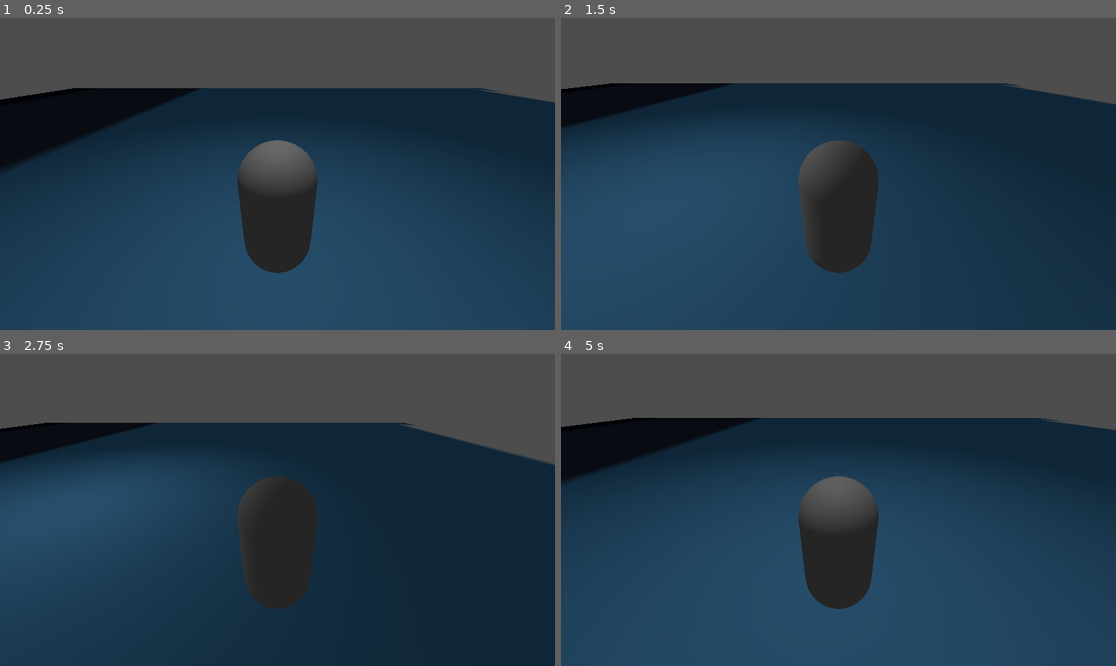
Above: before the commit, frames 1-4 (two rows, left to right).
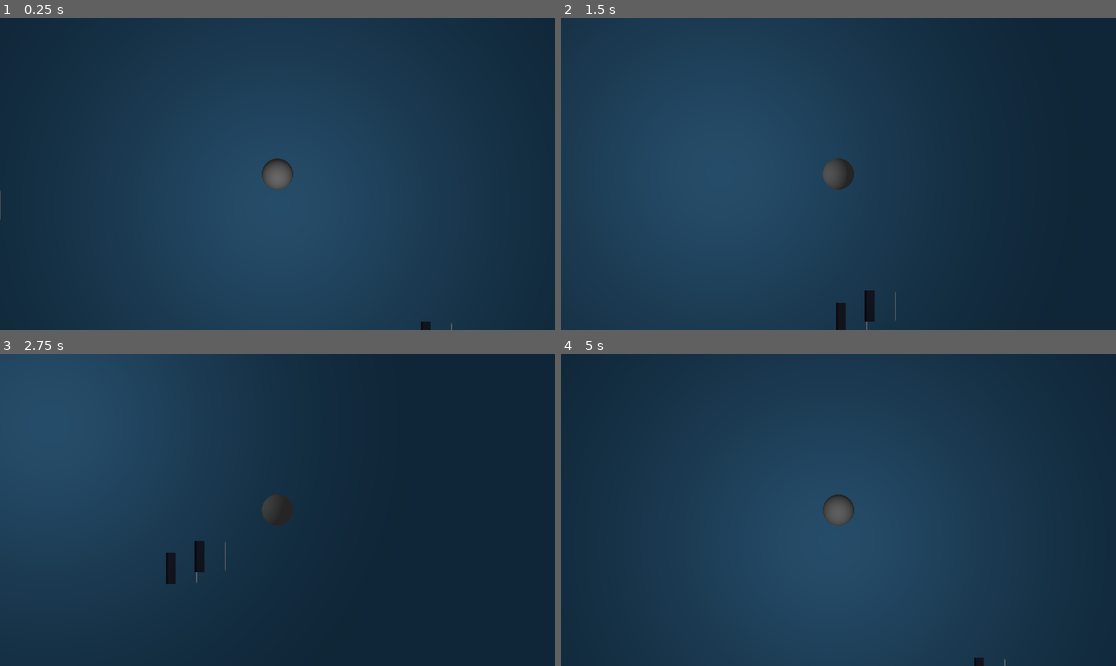
Above: after the commit, the same moments.

Repository: Groblockia/Mimikifeur
Game: Godot game, scene res://Testing.tscn
Same seed, same stepped clock (60 frames per second), same inputs: the game is played once before the commit and once after it. The engine's default icon, where the game draws it, is replaced by a stand-in: a white triangle on a blue panel in a dark square.
Inputs:
- Up to frame 1 (0.25 s): no input
- Up to frame 2 (1.5 s): hold D (droite) 0.53-1.28 s; tap Space (espace) at 0.6, 1.35 s; hold S (bas) from 1.28 s (still down)
- Up to frame 3 (2.75 s): release S (bas) at 2.03 s; hold D (droite) from 2.03 s (still down); tap Space (espace) at 2.1 s
- Up to frame 4 (5 s): release D (droite) at 2.78 s; hold W (haut) 2.78-3.53 s; tap Space (espace) at 2.85, 3.6, 4.35 s; hold A (gauche) from 3.53 s (still down)

The runs differ from the first frame. In frame 1, 41% of the frame differs, in the area x 0-100%, y 0-100%; in frame 2, 35%; in frame 3, 33%; in frame 4, 40%.

Commit message:
ajout git

Diff:
--- a/mimikifeur/Character/Michel/Michel.tscn
+++ b/mimikifeur/Character/Michel/Michel.tscn
@@ -16,4 +16,6 @@
 mesh = SubResource("CapsuleMesh_j4jyp")
 
 [node name="Camera3D" type="Camera3D" parent="."]
-transform = Transform3D(1, 0, 0, 0, 0.866025, 0.5, 0, -0.5, 0.866025, 0, 1.86065, 2.19892)
+transform = Transform3D(1, 0, 0, 0, -4.37114e-08, 1, 0, -1, -4.37114e-08, 0, 5, 0)
+projection = 1
+size = 10.0
--- a/mimikifeur/Testing.tscn
+++ b/mimikifeur/Testing.tscn
@@ -13,18 +13,60 @@
 material = SubResource("StandardMaterial3D_hsrqf")
 size = Vector3(50, 0.5, 50)
 
+[sub_resource type="BoxShape3D" id="BoxShape3D_ow5uk"]
+
+[sub_resource type="StandardMaterial3D" id="StandardMaterial3D_6gcdt"]
+albedo_texture = ExtResource("1_wcla8")
+
+[sub_resource type="BoxMesh" id="BoxMesh_cntrq"]
+material = SubResource("StandardMaterial3D_6gcdt")
+
 [sub_resource type="Environment" id="Environment_swt8c"]
 
 [node name="Testing" type="Node3D"]
 
-[node name="sol" type="StaticBody3D" parent="."]
+[node name="terrain" type="Node3D" parent="."]
+
+[node name="sol" type="StaticBody3D" parent="terrain"]
 transform = Transform3D(-4.37114e-08, 0, 1, 0, 1, 0, -1, 0, -4.37114e-08, 0, 0, 0)
 
-[node name="CollisionShape3D" type="CollisionShape3D" parent="sol"]
+[node name="CollisionShape3D" type="CollisionShape3D" parent="terrain/sol"]
 shape = SubResource("BoxShape3D_uhpcw")
 
-[node name="MeshInstance3D" type="MeshInstance3D" parent="sol"]
+[node name="MeshInstance3D" type="MeshInstance3D" parent="terrain/sol"]
 mesh = SubResource("BoxMesh_bfycx")
+
+[node name="cube" type="StaticBody3D" parent="terrain"]
+transform = Transform3D(-4.37114e-08, 0, 1, 0, 1, 0, -1, 0, -4.37114e-08, 0, 0, 0)
+
+[node name="CollisionShape3D" type="CollisionShape3D" parent="terrain/cube"]
+shape = SubResource("BoxShape3D_ow5uk")
+
+[node name="MeshInstance3D" type="MeshInstance3D" parent="terrain/cube"]
+transform = Transform3D(1, 0, 0, 0, 1, 0, 0, 0, 1, 4.09431e-07, 0.854996, -9.36668)
+mesh = SubResource("BoxMesh_cntrq")
+
+[node name="cube2" type="StaticBody3D" parent="terrain"]
+transform = Transform3D(-4.37114e-08, 0, 1, 0, 1, 0, -1, 0, -4.37114e-08, 0, 2.15328, 0)
+
+[node name="CollisionShape3D" type="CollisionShape3D" parent="terrain/cube2"]
+shape = SubResource("BoxShape3D_ow5uk")
+
+[node name="MeshInstance3D" type="MeshInstance3D" parent="terrain/cube2"]
+transform = Transform3D(1, 0, 0, 0, 1, 0, 0, 0, 1, 8.12956, 0.854996, -5.12429)
+mesh = SubResource("BoxMesh_cntrq")
+
+[node name="MeshInstance3D2" type="MeshInstance3D" parent="terrain/cube2"]
+transform = Transform3D(1, 0, 0, 0, 1, 0, 0, 0, 1, 8.15598, -1.1888, 6.99264)
+mesh = SubResource("BoxMesh_cntrq")
+
+[node name="MeshInstance3D3" type="MeshInstance3D" parent="terrain/cube2"]
+transform = Transform3D(1, 0, 0, 0, 1, 0, 0, 0, 1, -4.23508, -1.1888, 5.09575)
+mesh = SubResource("BoxMesh_cntrq")
+
+[node name="MeshInstance3D4" type="MeshInstance3D" parent="terrain/cube2"]
+transform = Transform3D(1, 0, 0, 0, 1, 0, 0, 0, 1, -4.62631, -1.1888, 4.17012)
+mesh = SubResource("BoxMesh_cntrq")
 
 [node name="Michel" parent="." instance=ExtResource("1_7hu6i")]
 transform = Transform3D(1, 0, 0, 0, 1, 0, 0, 0, 1, 0, 2.035, 0)
--- a/mimikifeur/project.godot
+++ b/mimikifeur/project.godot
@@ -14,6 +14,11 @@
 run/main_scene="res://Testing.tscn"
 config/features=PackedStringArray("4.3", "Forward Plus")
 config/icon="res://icon.svg"
+
+[editor]
+
+version_control/plugin_name="GitPlugin"
+version_control/autoload_on_startup=true
 
 [input]
 
Not shown: 1 places in mimikifeur/Testing.tscn that only renumber resources
Not shown, added: mimikifeur/addons/godot-git-plugin/plugin.cfg
Not shown, added: mimikifeur/addons/godot-git-plugin/LICENSE
Not shown, added: mimikifeur/addons/godot-git-plugin/THIRDPARTY.md
Not shown, added: mimikifeur/addons/godot-git-plugin/git_plugin.gdextension
Not shown, added: mimikifeur/addons/godot-git-plugin/linux/libgit_plugin.linux.editor.x86_64.so
Not shown, added: mimikifeur/addons/godot-git-plugin/macos/libgit_plugin.macos.editor.universal.dylib
Not shown, added: mimikifeur/addons/godot-git-plugin/win64/libgit_plugin.windows.editor.x86_64.dll
Not shown, added: mimikifeur/addons/godot-git-plugin/win64/libgit_plugin.windows.editor.x86_64.exp
Not shown, added: mimikifeur/addons/godot-git-plugin/win64/libgit_plugin.windows.editor.x86_64.lib
Not shown, added: mimikifeur/addons/godot-git-plugin/win64/~libgit_plugin.windows.editor.x86_64.dll
